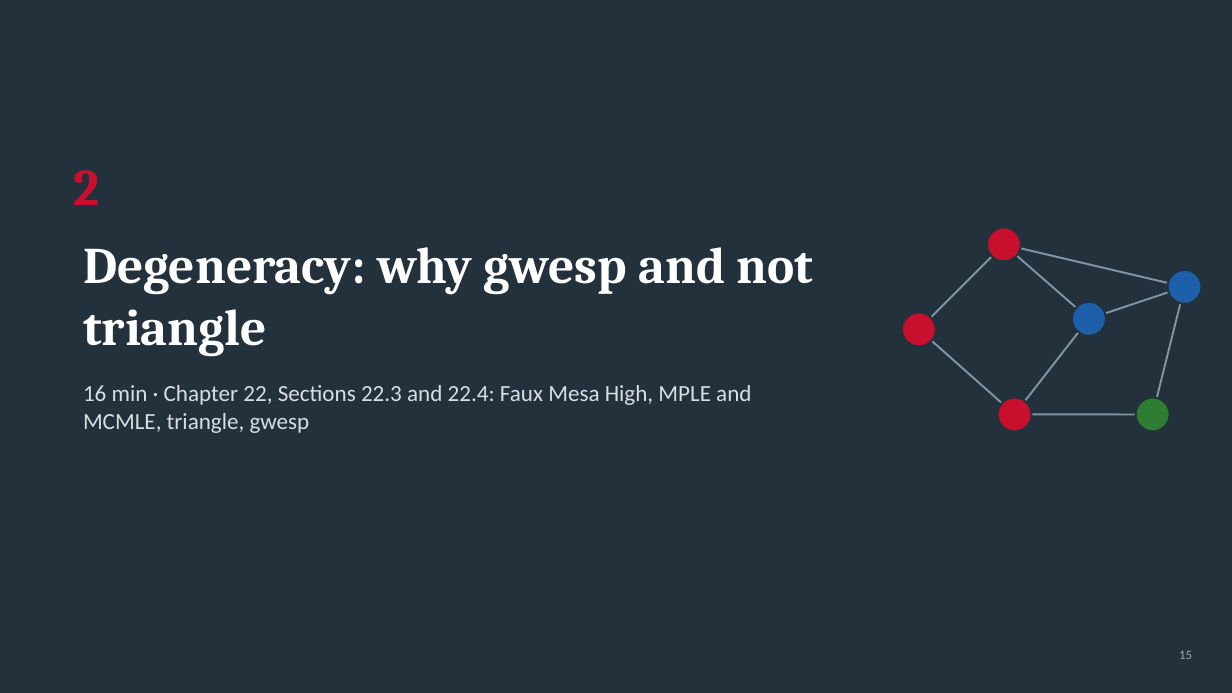
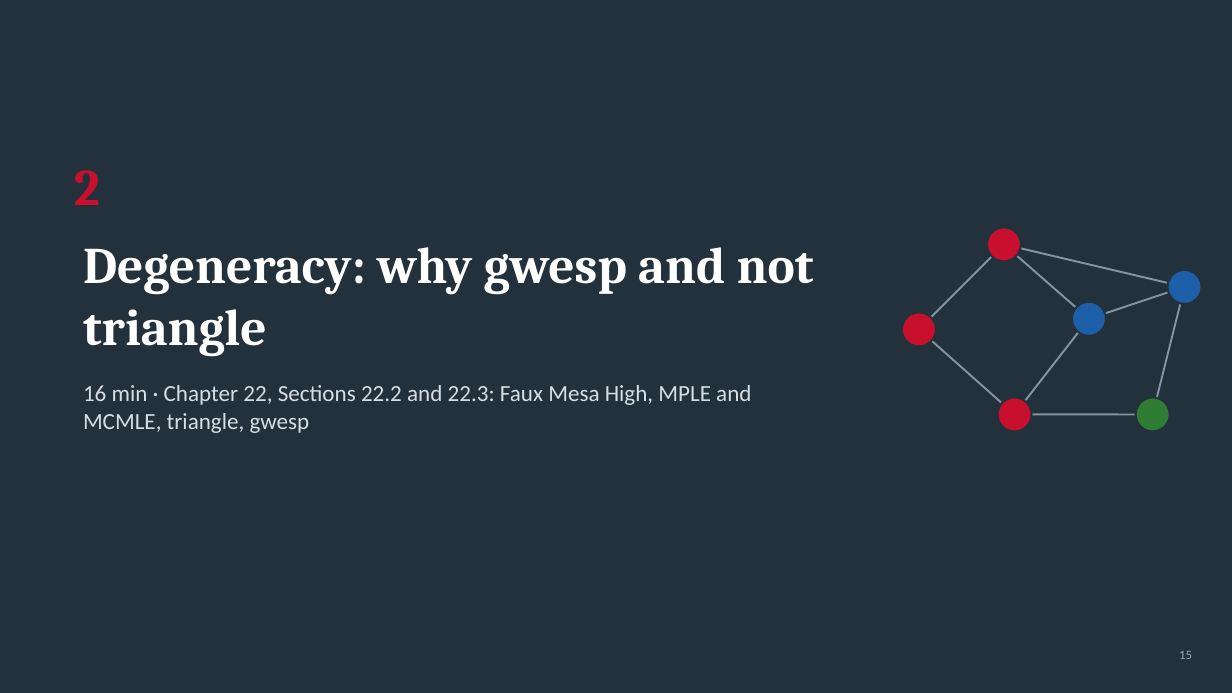
Before and after one commit to thomas-u-grund/nwcommands, a slide deck: slide 15 of website/book/teaching/slides/courseB_week07_ergm3_simulation_degeneracy.pptx. Drawn at 1232x693 pixels with LibreOffice and Linux fonts; fonts in the diff are those of the drawing. Boxes give left, top, right and bottom in pixels: in the first picture for what was removed or moved away, otherwise in the second. Text is boxed around its words. In the diff, an @@ line names an element or a change of style, - is before the commit and + after.

```diff
--- a/website/book/teaching/slides/courseB_week07_ergm3_simulation_degeneracy.pptx
+++ b/website/book/teaching/slides/courseB_week07_ergm3_simulation_degeneracy.pptx
@@ text at [83, 385, 751, 433]: text changed @@
-16 min · Chapter 22, Sections 22.3 and 22.4: Faux Mesa High, MPLE and MCMLE, triangle, gwesp
+16 min · Chapter 22, Sections 22.2 and 22.3: Faux Mesa High, MPLE and MCMLE, triangle, gwesp
```
Also in this commit, not shown: 3 other slides changed, 3 slides removed, 1 other file.
